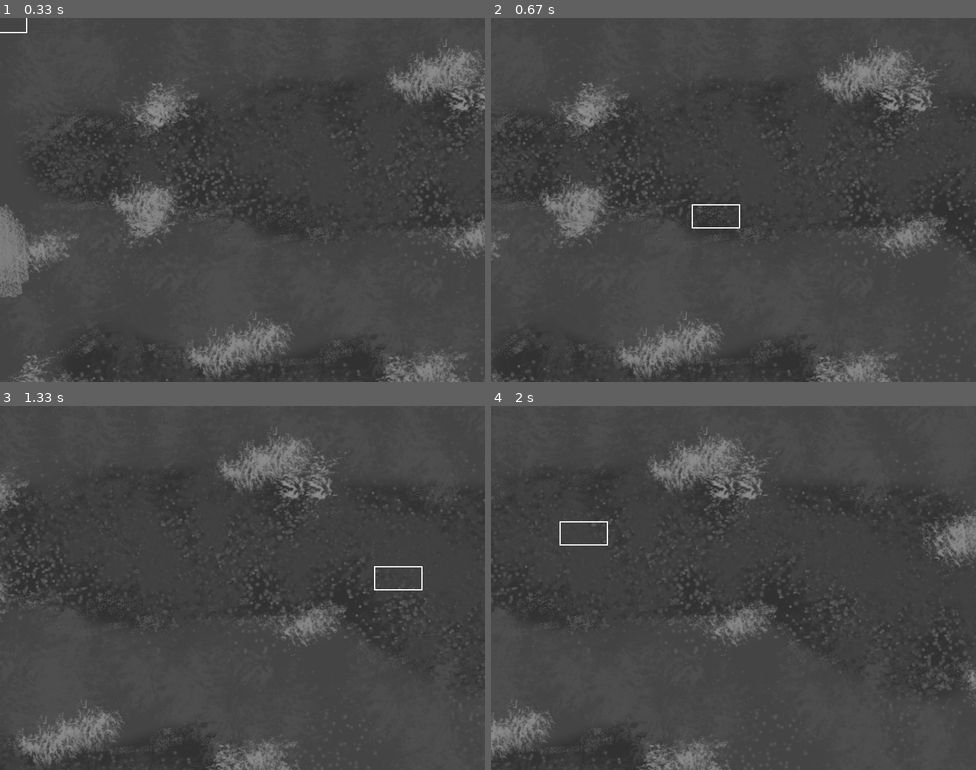
Above: before the commit, frames 1-4 (two rows, left to right).
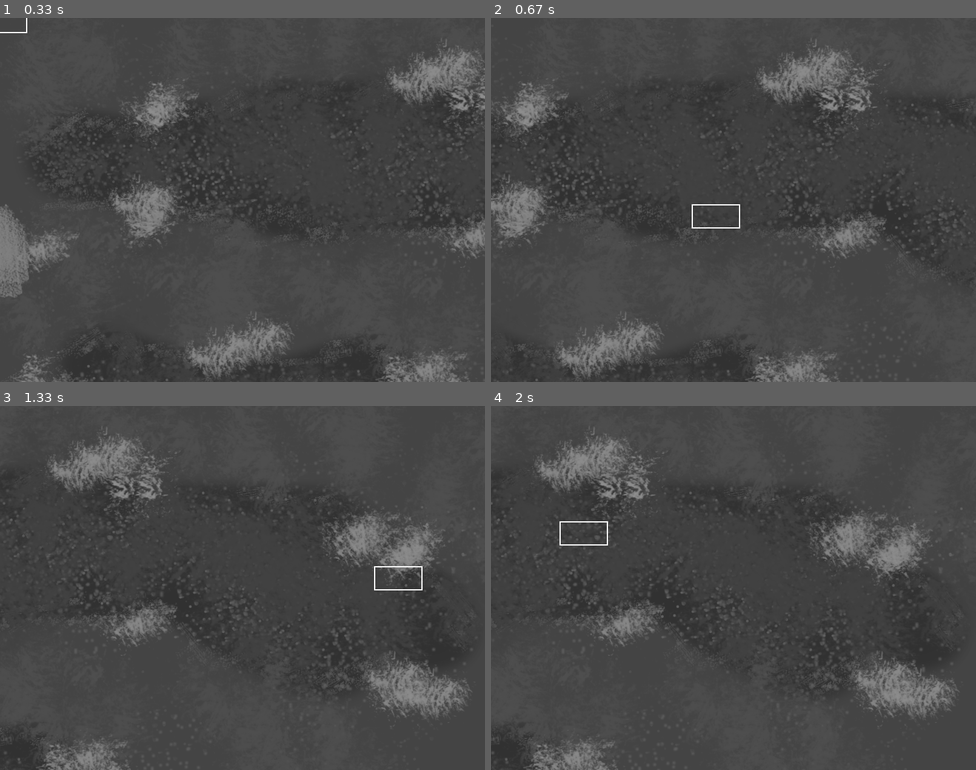
Above: after the commit, the same moments.

Repository: gingerwitch64/school-projects
Game: pygame game, started from pygame-project/__main__.py
Two runs of this game, one before a commit and one after it. Both use one fixed random seed, a clock stepped at 60 frames per second and the inputs below.
Inputs (mouse positions are in pixels of both pictures, inside the frame that each line leads up to):
- Up to frame 1 (0.33 s): no input
- Up to frame 2 (0.67 s): hold D from 0.33 s (still down); hold Right from 0.33 s (still down); move the mouse to (714, 214) at 0.37 s
- Up to frame 3 (1.33 s): release D at 0.8 s; release Right at 0.8 s; hold Right 0.83-1.3 s; move the mouse to (397, 577) at 0.87 s
- Up to frame 4 (2 s): hold Up 1.33-1.63 s; move the mouse to (617, 591) at 1.37 s; hold Right from 1.67 s (still down); move the mouse to (583, 533) at 1.7 s

Frame 1 is identical in both runs. In frame 2, 12% of the frame differs, in the area x 0-100%, y 5-100%; in frame 3, 12%; in frame 4, 12%.

Commit message:
sync (fix later i am lazy)

Diff:
--- a/pygame-project/__main__.py
+++ b/pygame-project/__main__.py
@@ -1,4 +1,4 @@
-import pygame, time, pathlib
+import user, pygame, time, pathlib
 from pygame.locals import *
 from logic import * # For classes or constants that allow for ease of reading.
 relpath = pathlib.Path(__file__).parent.resolve() # This allows the game to be run from any directory and not have issues finding assets.
@@ -8,15 +8,15 @@
 display.surface = pygame.display.set_mode((display.x,display.y))
 pygame.display.set_caption("ZGSClone")
 framerate = 60
-
-thermal_bg = pygame.transform.scale(pygame.image.load(f"{relpath}/assets/img/thermal_topdown.png"),(1366,768)) # Need to check windows compatability.
+thermal_bg = pygame.transform.scale(pygame.image.load(f"{relpath}/assets/img/thermal_topdown.png"),(1366,768))
 
 view = Coord(0,0)
 viewspeed = 5
+viewspeed = checkUser(viewspeed,f'{viewspeed=}'.split('=')[0],user.preferences)
 entities = []
 
 last_time = time.time()
-pygame.mouse.set_cursor((8,8),(0,0),(0,0,0,0,0,0,0,0),(0,0,0,0,0,0,0,0)) # Credit to Rockybilly via stackoverflow: https://stackoverflow.com/a/40628090/16863801
+pygame.mouse.set_visible(False)
 
 active = True
 while active:
@@ -39,7 +39,7 @@
     if pressedKeys[K_DOWN]:
         view.y += viewspeed
     if pressedKeys[K_d]: # Debug - get current coords (plan to add other info as well)
-        print("\nView Coords:",(view.x,view.y),"\nMouse Pos (screen):",pygame.mouse.get_pos(),"\nMouse Pos (rel):",(view.x+mousex,view.y+mousey),"\nDelta Time:",dt,pygame.display.get_surface().get_size())
+        print("\nView Coords:",(view.x,view.y),"\nMouse Pos (screen):",pygame.mouse.get_pos(),"\nMouse Pos (rel):",(view.x+mousex,view.y+mousey),"\nDelta Time:",dt)
     if pressedKeys[K_g]: # Goto coords
         goto = input("Input coords exactly as (excluding the quotation marks) \"x,y\":")
         goto = goto.split(",")
--- a/pygame-project/logic.py
+++ b/pygame-project/logic.py
@@ -1,4 +1,7 @@
 # This file is just for things like classes or functions that help make the structure of this project a bit more readable.
+# Remember, logic.py is to make things easier for developers, user.py is to make things easier for the end user.
+import user
+from user import DEFAULT
 
 class Coord:
     x = 0
@@ -36,6 +39,12 @@
 def clamp(num, min_value, max_value):
     return max(min(num, max_value), min_value)
 
+def checkUser(var,varname,fro):
+    if fro[varname] != (DEFAULT or 0 or var):
+        return fro[varname]
+    else:
+        return var
+
 BLACK = (0,)*3
 DARKGR = (25,)*3
 LIGHTGR = (150,)*3
--- /dev/null
+++ b/pygame-project/user.py
@@ -0,0 +1,43 @@
+# A file meant to be modified by the user, for personal preferences or different workings of the program.
+
+DEFAULT = None
+
+preferences = {
+    "noborder": False, # If True, no system window control bar or other border will appear.
+    "window": (), # Specific (width,height) of the window. This will override the default if it contains 2 values.
+    "framerate": DEFAULT, # Frames per second target for the game.
+    "viewspeed": 10, # How fast the view moves.
+    "crosshairmulti": 1, # The size multiplier of the crosshair. Values < 1 will shrink, values > 1 will expand.
+    "crosshairrbg": DEFAULT, # (r,b,g) color value for the crosshair.
+}
+
+difficulty = {
+    "undead": {
+        "hp": 100,
+        "speed": 2,
+        "horde": 4,
+    },
+    "gunship": { # Gunship weapons. Note that a firerate of 0 indicates no shot-to-shot cooldown--fire as fast as you can click.
+        "autocannon": {
+            "dmg": 25,
+            "radius": 4,
+            "firerate": 200,
+            "overheat": 10,
+            "cooldown": 5,
+        },
+        "cannon": {
+            "dmg": 75,
+            "radius": 20,
+            "firerate": 0,
+            "rounds": 4,
+            "reload": 6,
+        },
+        "missile": {
+            "dmg": 150,
+            "radius": 50,
+            "firerate": 0,
+            "rounds": 1,
+            "reload": 10,
+        },
+    },
+}
